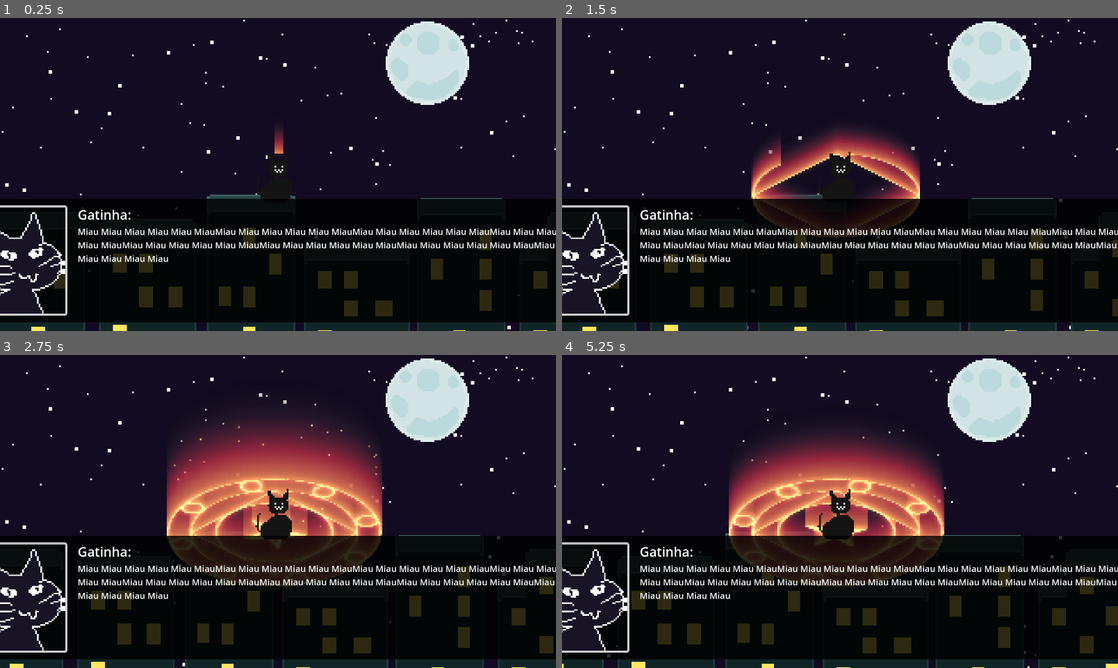
Above: before the commit, frames 1-4 (two rows, left to right).
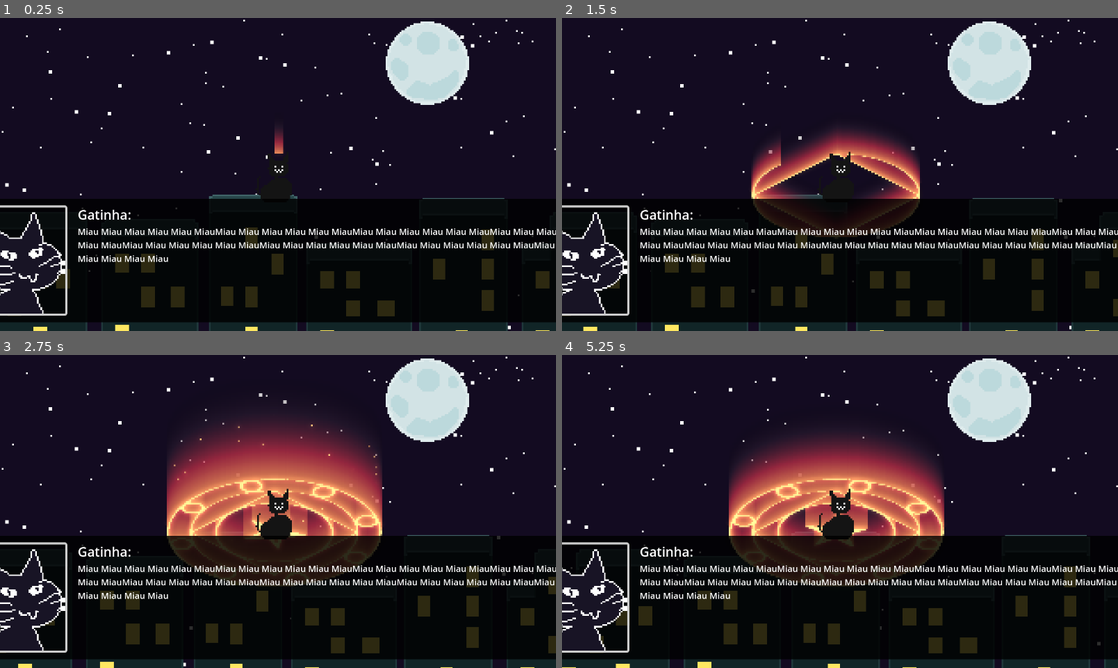
Above: after the commit, the same moments.

Repository: guilhermeoliveira-dev/projeto-gamejam-startif-2025
Game: Godot game, scene res://cenas/fase.tscn
The game is run twice, just before and just after one commit, with the same random seed, the same clock (stepped at 60 frames per second) and the same inputs.
Inputs:
- Up to frame 1 (0.25 s): no input
- Up to frame 2 (1.5 s): hold Right (ui_right) 0.53-1.28 s; hold Left (ui_left) from 1.28 s (still down)
- Up to frame 3 (2.75 s): release Left (ui_left) at 2.03 s; hold Right (ui_right) from 2.03 s (still down)
- Up to frame 4 (5.25 s): release Right (ui_right) at 2.78 s; hold Up (ui_up) 2.78-3.53 s; hold Left (ui_left) from 3.53 s (still down)

The runs differ from the first frame. In frame 1, 0.9% of the frame differs, in the area x 1-99%, y 56-100%; in frame 2, 0.5%; in frame 3, 3.8%; in frame 4, 5.7%, in the area x 0-100%, y 56-100%.

Commit message:
criação da movimento do player

Diff:
--- a/scripts/teste.gd
+++ b/scripts/teste.gd
@@ -1,7 +1,37 @@
 extends CharacterBody2D
 
-func _process(_delta):
+@export var velocidade: float = 250.0
+@export var altura_pulo: float = 400.0
+@export var duracao_pulo: float = 0.6
 
-	velocity.x = 100
+var pulando: bool = false
+var tempo_pulo: float = 0.0
+var pos_inicial_y: float = 0.0
+
+func _physics_process(delta):
+	var direcao = 0
+	if Input.is_action_pressed("ui_right"):
+		direcao += 1
+	elif Input.is_action_pressed("ui_left"):
+		direcao -= 1
+
+	velocity.x = direcao * velocidade
+
+	if Input.is_action_just_pressed("ui_up") and not pulando:
+		pulando = true
+		tempo_pulo = 0.0
+		pos_inicial_y = global_position.y
+
+	if pulando:
+		tempo_pulo += delta
+		var t = tempo_pulo / duracao_pulo
+
+		if t < 0.5:
+			global_position.y = pos_inicial_y - (altura_pulo * (t * 2))
+		elif t < 1.0:
+			global_position.y = pos_inicial_y - (altura_pulo * (2 - t * 2))
+		else:
+			pulando = false
+			global_position.y = pos_inicial_y
 
 	move_and_slide()
